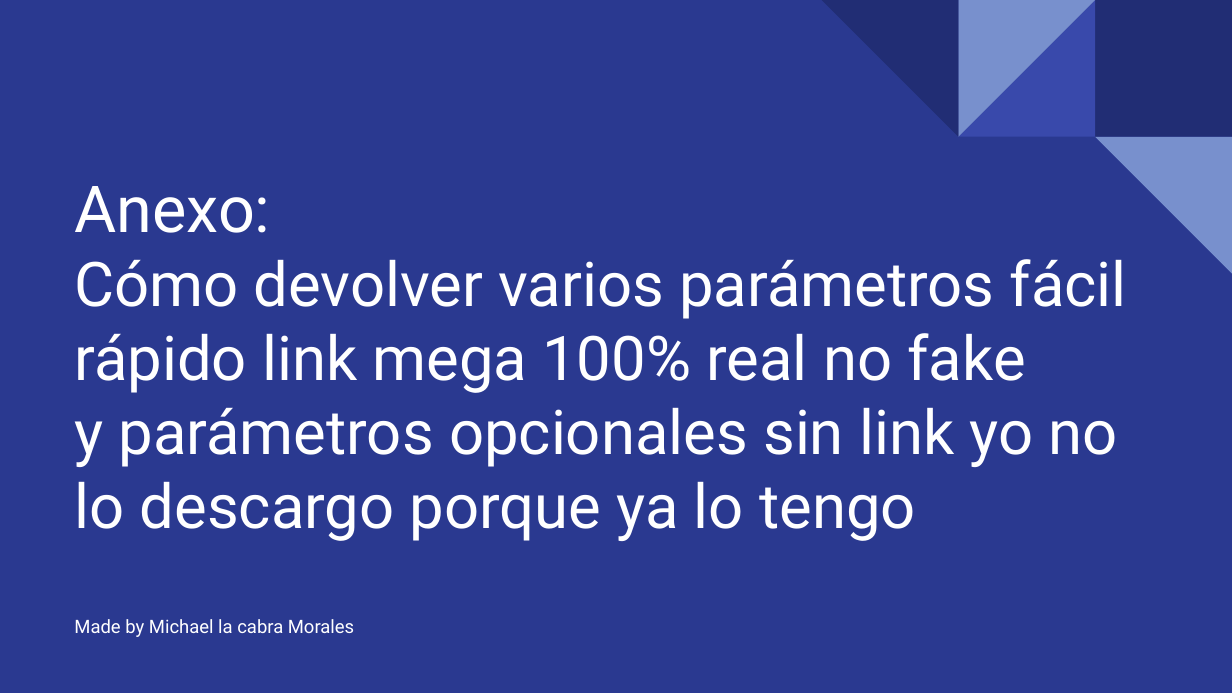
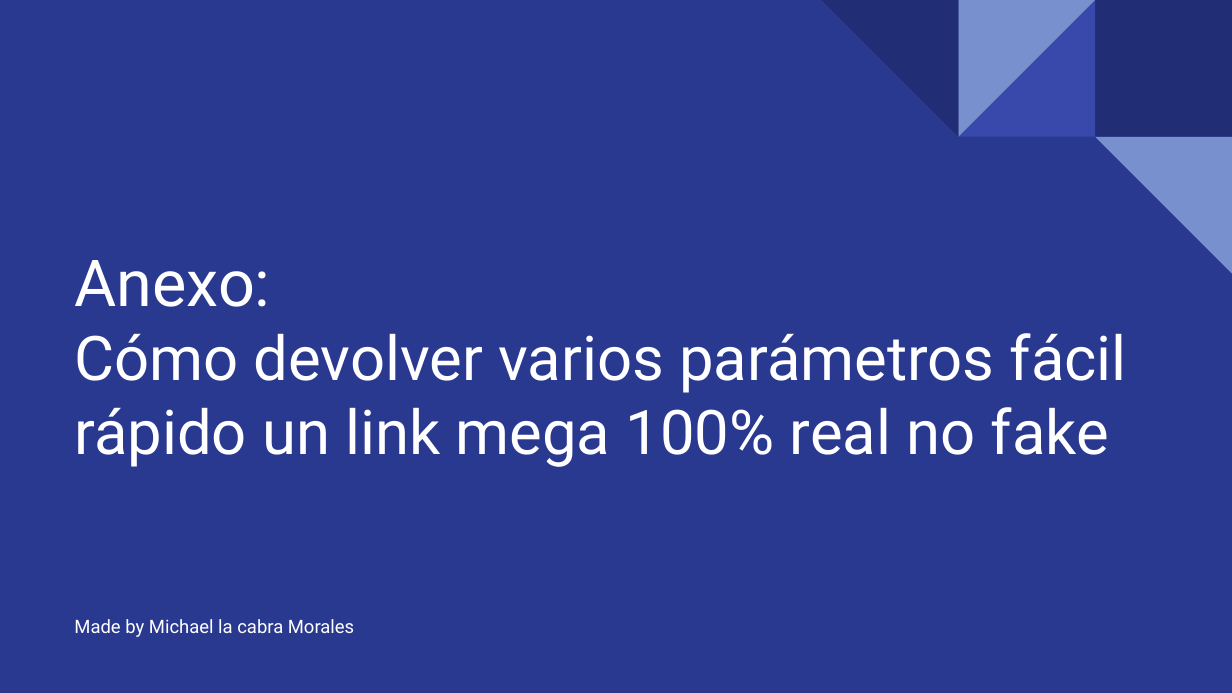
Before and after one commit to Rao00/Rao00-Mi-Viaje, a slide deck: slide 1 of Programacion/Return Facilito.pptx. Drawn at 1232x693 pixels with LibreOffice and Linux fonts; fonts in the diff are those of the drawing. Boxes give left, top, right and bottom in pixels: in the first picture for what was removed or moved away, otherwise in the second. Text is boxed around its words. In the diff, an @@ line names an element or a change of style, - is before the commit and + after.

```diff
--- a/Programacion/Return Facilito.pptx
+++ b/Programacion/Return Facilito.pptx
@@ title at [74, 260, 1127, 637]: text changed @@
-Anexo:
-Cómo devolver varios parámetros fácil rápido link mega 100% real no fake
-y parámetros opcionales sin link yo no lo descargo porque ya lo tengo
-Made by Michael la cabra Morales
+Anexo:
+Cómo devolver varios parámetros fácil rápido un link mega 100% real no fake
+Made by Michael la cabra Morales
```
Also in this commit, not shown: 16 other files.
